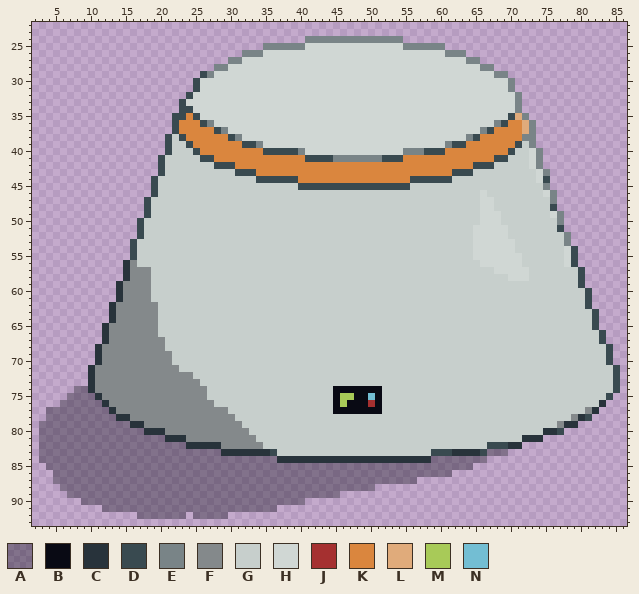
Two states of a pixel-art file, assets/reactor.ase. Above, as it was before the edit.
96x96 pixels, 1 frame. Colours within 5 levels of each other are drawn and written as one. Shown: x 2..86, y 22..93.
Palette (. is transparent): A #090a145a  B #090a14  C #28333b  D #394a50  E #798487  F #84898b  G #c7cfcc  H #d0d7d4  J #a53030  K #da863e  L #e0ab7b  M #a8ca58  N #73bed3
Once edited:
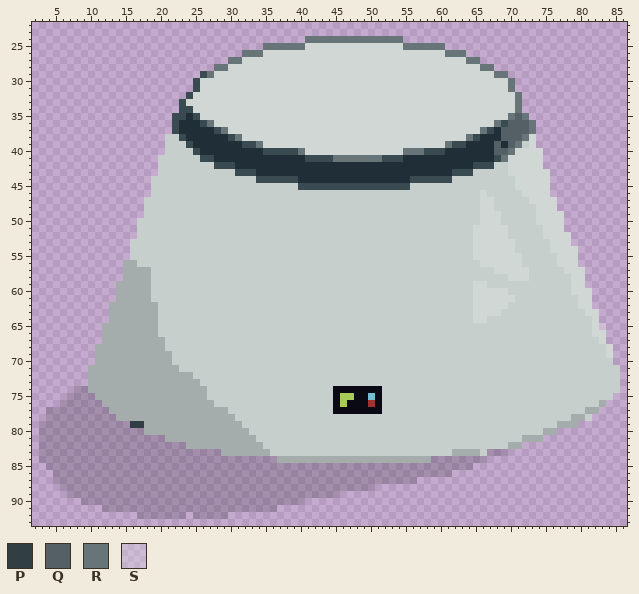
Colours new in this view: P #313f45  Q #556066  R #687578  S #ebede943
From old to new:
layer "Shadow" opacity 35% -> 18%
layer "Light" opacity 36% -> 26%
Colour A changes from #090a145a to #090a142d.
Colour F changes from #84898b to #a5acac.
Colour K changes from #da863e to #202e37.
Colour C becomes colour F in rows 56 to 58 at x 15; in rows 59 to 61 at x 14; in rows 62 to 64 at x 13; in rows 65 to 67 at x 12; in rows 68 to 70 at x 11; in rows 71 to 74 at x 10.
Colour C becomes colour F in row 75 at x 11; in row 76 at x 12 and 83; in row 77 at x 13 and 82; in row 78 at x 14 to 15 and 80; in row 79 at x 78 to 79; in row 80 at x 18 to 20 and 75 to 76.
Colour C becomes colour F in row 81 at x 21 to 23 and 72 to 74; in row 82 at x 24 to 28 and 70 to 71; in row 83 at x 29 to 35 and 62 to 65; in row 84 at x 37 to 58.
Colour D becomes colour G in rows 38 to 40 at x 21; in rows 41 to 43 at x 20; in rows 44 to 46 at x 19; in rows 47 to 49 at x 18; in rows 50 to 52 at x 17; in rows 53 to 55 at x 16.
Colour D becomes colour G in row 70 at x 84; in rows 71 to 74 at x 85; in row 75 at x 84; in row 78 at x 81; in row 82 at x 67 to 69; in row 83 at x 36, 59 to 61 and 66.
Colour D becomes colour H in row 44 at x 75; in row 48 at x 76; in row 51 at x 77; in rows 54 to 56 at x 79; in rows 57 to 59 at x 80; in rows 60 to 62 at x 81.
Colour D becomes colour H in rows 63 to 65 at x 82; in rows 66 to 67 at x 83; in rows 68 to 69 at x 84.
Colour E becomes colour H in rows 38 to 39 at x 73; in rows 40 to 42 at x 74; in row 43 at x 75; in row 45 at x 75; in row 47 at x 76; in rows 49 to 50 at x 77.
Colour E becomes colour H in rows 52 to 53 at x 78.
Colour G becomes colour H in row 40 at x 71 to 72; in rows 41 to 42 at x 70 to 72; in row 43 at x 70 to 73; in row 44 at x 71 to 73; in row 45 at x 71 to 74; in row 46 at x 72 to 74.
Colour G becomes colour H in row 47 at x 73 to 75; in rows 48 to 49 at x 74 to 75; in row 50 at x 74 to 76; in row 51 at x 75 to 76; in row 52 at x 75 to 77; in rows 53 to 54 at x 76 to 77.
Colour G becomes colour H in rows 55 to 56 at x 77; in row 57 at x 78 to 79; in row 58 at x 79; in row 59 at x 65 to 66 and 79; in row 60 at x 65 to 69 and 79 to 80; in row 61 at x 65 to 70 and 80.
Colour G becomes colour H in row 62 at x 65 to 69 and 80; in row 63 at x 65 to 68 and 81; in row 64 at x 65 to 66; in row 66 at x 82.
Colour C becomes colour P in row 79 at x 16 to 17.
Colour K becomes colour Q in row 36 at x 70 to 71; in rows 37 to 38 at x 69 to 71; in row 39 at x 68 and 70; in row 40 at x 68 to 69.
Colour L becomes colour Q in row 35 at x 71; in rows 36 to 37 at x 72.
Colour D becomes colour R in row 35 at x 70; in row 39 at x 71; in row 40 at x 70; in row 41 at x 69.
Colour E becomes colour R in row 24 at x 41 to 54; in row 25 at x 35 to 40 and 55 to 60; in row 26 at x 32 to 34 and 61 to 63; in row 27 at x 30 to 31 and 64 to 65; in row 28 at x 28 to 29 and 66 to 67; in row 29 at x 27 and 68 to 69.
Colour E becomes colour R in rows 30 to 31 at x 70; in rows 32 to 34 at x 71; in row 35 at x 72; in row 36 at x 27, 68 and 73; in row 37 at x 29, 66 and 73; in row 38 at x 31, 64 and 72.
Colour E becomes colour R in row 39 at x 34 and 61; in row 40 at x 40 and 55 to 57; in row 41 at x 45 to 51.
The author put colour S in row 65 at x 83.
The author cleared colour D in row 80 at x 77.
The author cleared colour E in row 46 at x 76.
Boxes around the changes in both pictures, in picture pixels (x1, y1, x2, y2):
changed: (39, 36, 620, 519)
